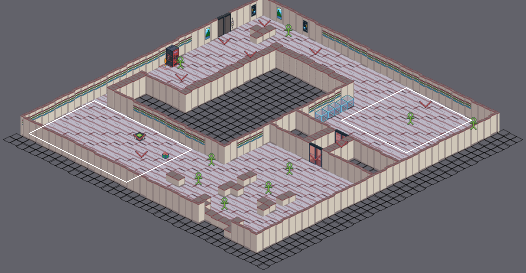
A Tiled map (JSON) gets an edit: src/map/test2.json. Above: a wide view before the commit, with the close-up outlined.
Close-up. The starting point:
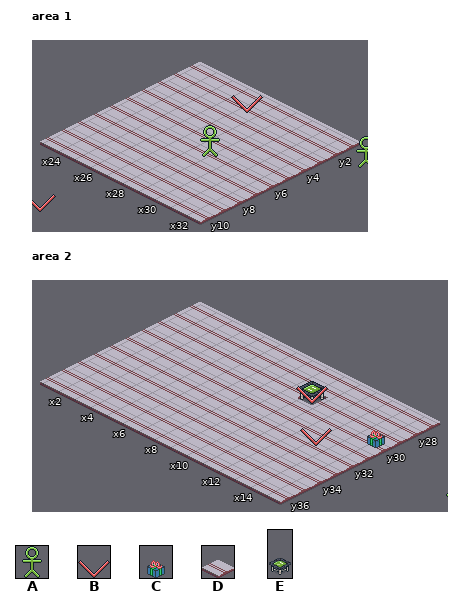
Cells are 32x16 px. Isometric: x runs down to the right, y down to the left. Shown: area 1 x 23..32, y 1..10; area 2 x 1..15, y 27..36. The commit also changed other parts of the map, which this record leaves out. Tiles whose own drawing changed are shown in their newer look in all pictures.
Key: from "control": A 0, B 1, C 8; from "floors": D 1; from "props": E 26.
_ is an empty cell.
Objects are placed by the point they stand on, in cells (3,4 is the top-left corner of cell 3,4); size is 1x1 cell unless given.
Layers that did not change in this view are not listed.
Objects on layer "Objects" before, area 1:
A "Sigma" at 34.7,2.3 size 1x2
B "MarkerSpawnAtMarker" at 27.5,2.6 size 1x2
A "Rho" at 29.1,6.5 size 1x2
Layer "Tiles" before, area 2, first column x 1:
27 DDDDDDDDDDDDDDD
28 DDDDDDDDDDDDDDD
29 DDDDDDDDDEDDDDD
30 DDDDDDDDDDDDDDD
31 DDDDDDDDDDDDDDD
32 DDDDDDDDDDDDDDD
33 DDDDDDDDDDDDDDD
34 DDDDDDDDDDDDDDD
35 DDDDDDDDDDDDDDD
36 DDDDDDDDDDDDDDD
Objects on layer "Objects" before, area 2:
B "MarkerKioskStats" at 10.8,29.8 size 1x2
C "ItemTrainingBow" at 15.5,30.5 size 1x2
B "MarkerPlayer" at 13.5,32.2 size 1x2
Now the later version:
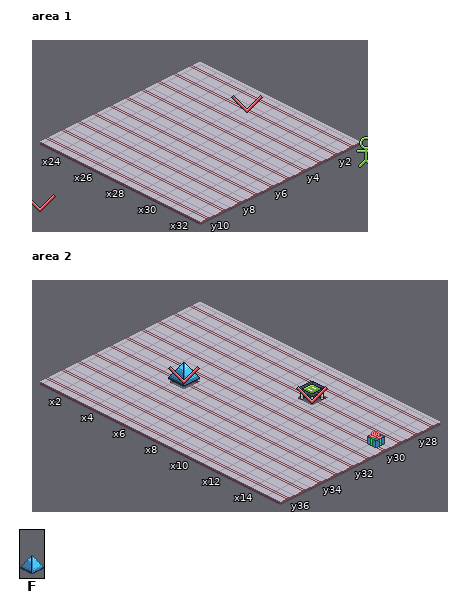
Further tiles: from "props": F 30.
The exact change:
Layer "Objects", area 1:
Object A "Rho" at 29.1,6.5 size 1x2 is removed.
Layer "Tiles", area 2:
The edit turns tile D into tile F in row 32 at x 5.
Layer "Objects", area 2:
Object B "MarkerPlayer" at 13.5,32.2 size 1x2 moves outside this view.
A new object: B "MarkerSavePoint" at 5.5,32.5 size 1x2.
